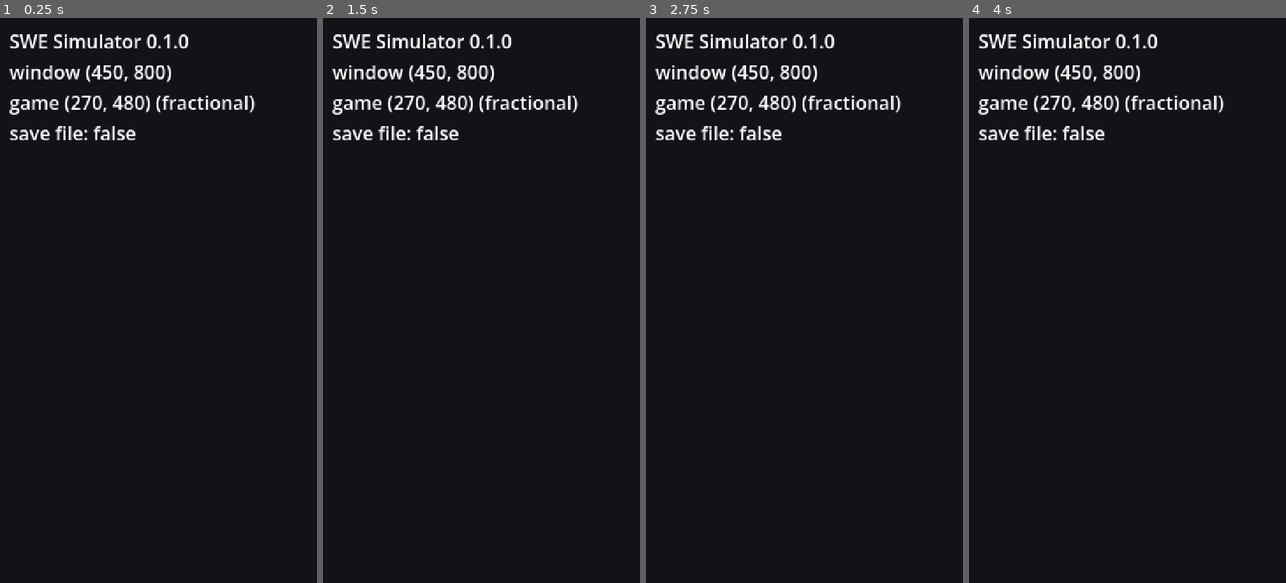
Above: before the commit, frames 1-4 (left to right).
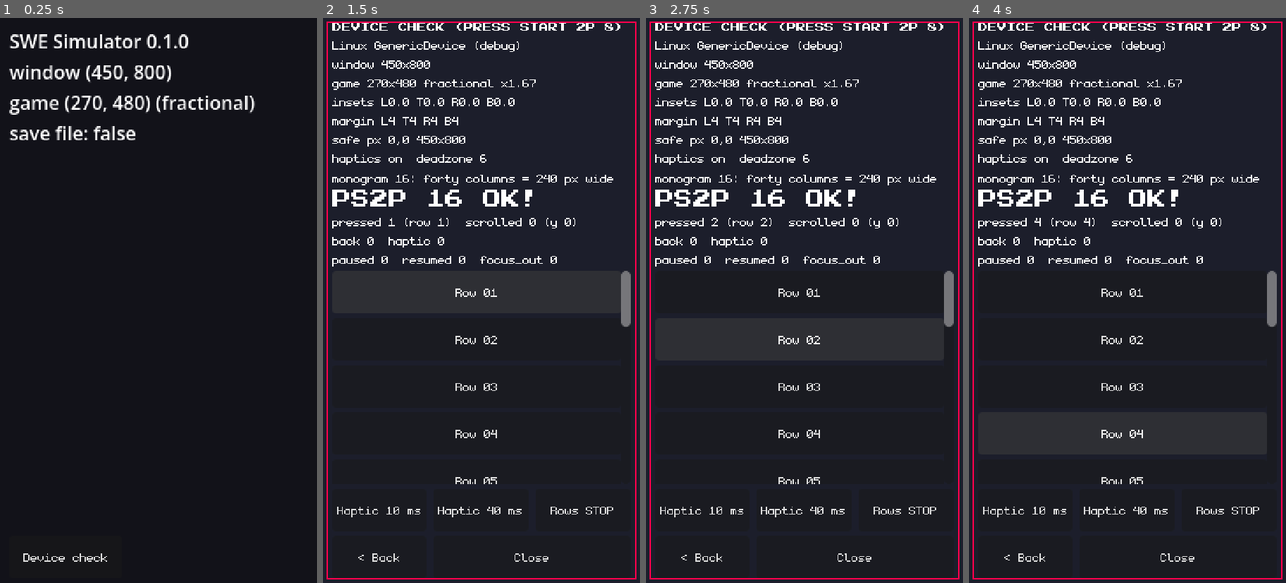
Above: after the commit, the same moments.

Repository: Lecoeurdelest/swe-simulator
Game: Godot game, scene res://features/title/title.tscn
The game is run twice, just before and just after one commit, with the same random seed, the same clock (stepped at 60 frames per second) and the same inputs.
Inputs (mouse positions are in pixels of both pictures, inside the frame that each line leads up to):
- Up to frame 1 (0.25 s): no input
- Up to frame 2 (1.5 s): click (389, 554) at 0.5 s, where only the run after the commit has a clickable "Device check"; click (478, 294) at 1.25 s, where only the run after the commit has a clickable "Row 01"
- Up to frame 3 (2.75 s): click (801, 340) at 2 s, where only the run after the commit has a clickable "Row 02"
- Up to frame 4 (4 s): click (1124, 385) at 2.75 s, where only the run after the commit has a clickable "Row 03"; click (1124, 436) at 3.5 s, where only the run after the commit has a clickable "Row 04"

The runs differ from the first frame. In frame 1, 0.1% of the frame differs, in the area x 7-34%, y 94-97%; in frame 2, 15%; in frame 3, 15%; in frame 4, 15%, in the area x 1-99%, y 0-100%.

Commit message:
feat(dev): device-check screen and pixel-font import settings (Step 2, PC part)
- ui/fonts: monogram (+ extended variants) and Press Start 2P import with
  antialiasing None, hinting None, subpixel positioning Disabled, no mipmaps,
  no MSDF (ARCHITECTURE 1.4); pico-8/ gets a .gdignore (unused, keeps its PNG
  out of exports)
- features/dev/device_check: debug-only overlay with the size/stretch/safe-area
  readout, a 1 px SafeAreaMargin outline, monogram 16 and Press Start 2P 8/16
  lines, 20-row ScrollContainer with pressed/scrolled counters, a STOP/PASS row
  toggle, 10/40 ms haptic buttons, PAUSED/RESUMED/FOCUS_OUT counters and an
  on-screen Back counter through Device.handle_back()
- features/title: debug-only "Device check" button opens it as an overlay
  child (no scene change, INV-02); handle_back() forwards to it while open
- evidence: .project/evidence/STEP-02/2026-09-27-pc (test_run 24/24, 0 game
  errors, font metrics, desktop drag tests)

Diff:
--- /dev/null
+++ b/features/dev/device_check.gd
@@ -0,0 +1,111 @@
+extends Control
+## Debug-only device check (ROADMAP Step 2, task 8): answers the questions no desk test can.
+## The title stub opens it as an overlay (debug builds only). It is not a GameFlow phase, and
+## features/dev/ is excluded from release exports.
+
+signal closed
+
+const ROW_COUNT := 20
+const ROW_HEIGHT := 36
+
+var _pressed: int = 0
+var _last_row: int = 0
+var _scrolled: int = 0
+var _back: int = 0
+var _haptics: int = 0
+var _paused: int = 0
+var _resumed: int = 0
+var _focus_out: int = 0
+var _rows_pass: bool = false
+
+@onready var _readout: Label = %Readout
+@onready var _counters: Label = %Counters
+@onready var _safe: SafeAreaMargin = %SafeArea
+@onready var _list: ScrollContainer = %List
+@onready var _rows: VBoxContainer = %Rows
+@onready var _haptic_10: Button = %Haptic10
+@onready var _haptic_40: Button = %Haptic40
+@onready var _row_mode: Button = %RowMode
+@onready var _back_button: Button = %Back
+@onready var _close_button: Button = %Close
+
+
+func _ready() -> void:
+	process_mode = Node.PROCESS_MODE_ALWAYS  # counters keep working if something pauses the tree
+	# Saving a scene bakes the project default into scroll_deadzone; re-read it so this screen tests the setting.
+	_list.scroll_deadzone = int(ProjectSettings.get_setting("gui/common/default_scroll_deadzone"))
+	for i: int in ROW_COUNT:
+		var row := Button.new()
+		row.text = "Row %02d" % (i + 1)
+		row.custom_minimum_size.y = ROW_HEIGHT
+		row.pressed.connect(_on_row_pressed.bind(i + 1))
+		_rows.add_child(row)
+	_list.scroll_started.connect(_on_scroll_started)  # touch drags only (desktop: emulated from the mouse)
+	_haptic_10.pressed.connect(_on_haptic.bind(10))
+	_haptic_40.pressed.connect(_on_haptic.bind(40))
+	_row_mode.pressed.connect(_on_row_mode_pressed)
+	_back_button.pressed.connect(Device.handle_back)  # same chain as Esc / Android Back: Device -> Title -> handle_back() here
+	_close_button.pressed.connect(closed.emit)
+
+
+func _notification(what: int) -> void:
+	match what:
+		NOTIFICATION_APPLICATION_PAUSED:
+			_paused += 1
+		NOTIFICATION_APPLICATION_RESUMED:
+			_resumed += 1
+		NOTIFICATION_APPLICATION_FOCUS_OUT:
+			_focus_out += 1
+
+
+func _process(_delta: float) -> void:
+	var win := get_tree().root
+	var game := Vector2i(win.get_visible_rect().size)
+	var stretch := "integer" if win.content_scale_stretch == Window.CONTENT_SCALE_STRETCH_INTEGER else "fractional"
+	var zoom := minf(float(win.size.x) / game.x, float(win.size.y) / game.y)
+	var inset := Device.safe_insets()
+	var safe_px := DisplayServer.get_display_safe_area()
+	_readout.text = "\n".join([
+		"%s %s (%s)" % [OS.get_name(), OS.get_model_name(), "debug" if OS.is_debug_build() else "release"],
+		"window %dx%d" % [win.size.x, win.size.y],
+		"game %dx%d %s x%.2f" % [game.x, game.y, stretch, zoom],
+		"insets L%.1f T%.1f R%.1f B%.1f" % [inset.x, inset.y, inset.z, inset.w],
+		"margin L%d T%d R%d B%d" % [
+			_safe.get_theme_constant(&"margin_left"), _safe.get_theme_constant(&"margin_top"),
+			_safe.get_theme_constant(&"margin_right"), _safe.get_theme_constant(&"margin_bottom")],
+		"safe px %d,%d %dx%d" % [safe_px.position.x, safe_px.position.y, safe_px.size.x, safe_px.size.y],
+		"haptics %s  deadzone %d" % ["on" if Device.haptics_enabled else "off", _list.scroll_deadzone],
+	])
+	_counters.text = "\n".join([
+		"pressed %d (row %d)  scrolled %d (y %d)" % [_pressed, _last_row, _scrolled, _list.scroll_vertical],
+		"back %d  haptic %d" % [_back, _haptics],
+		"paused %d  resumed %d  focus_out %d" % [_paused, _resumed, _focus_out],
+	])
+
+
+## Called by the title's handle_back() while this overlay is open: count the press and keep it.
+func handle_back() -> bool:
+	_back += 1
+	return true
+
+
+func _on_row_pressed(row: int) -> void:
+	_pressed += 1
+	_last_row = row
+
+
+func _on_scroll_started() -> void:
+	_scrolled += 1
+
+
+func _on_haptic(ms: int) -> void:
+	_haptics += 1
+	Device.haptic(ms)  # a no-op on desktop
+
+
+## ARCHITECTURE 10.3 #7 / 18.1 #1: compare STOP rows (the default) with the PASS fallback on the phone.
+func _on_row_mode_pressed() -> void:
+	_rows_pass = not _rows_pass
+	for row: Node in _rows.get_children():
+		(row as Control).mouse_filter = Control.MOUSE_FILTER_PASS if _rows_pass else Control.MOUSE_FILTER_STOP
+	_row_mode.text = "Rows PASS" if _rows_pass else "Rows STOP"
--- /dev/null
+++ b/features/dev/device_check.tscn
@@ -0,0 +1,154 @@
+[gd_scene format=3 uid="uid://edtipccl455u"]
+
+[ext_resource type="Script" uid="uid://cf4abfqij1gfi" path="res://features/dev/device_check.gd" id="1_dcgd"]
+[ext_resource type="FontFile" uid="uid://boogi867qsdgo" path="res://ui/fonts/monogram/ttf/monogram.ttf" id="2_mono"]
+[ext_resource type="FontFile" uid="uid://lssgf0t3kv1v" path="res://ui/fonts/PressStart2P-Regular.ttf" id="3_ps2p"]
+[ext_resource type="Script" uid="uid://b2qm2ai3fh743" path="res://ui/components/safe_area_margin.gd" id="4_safe"]
+
+[sub_resource type="Theme" id="Theme_dc"]
+default_font = ExtResource("2_mono")
+default_font_size = 16
+
+[sub_resource type="StyleBoxFlat" id="StyleBoxFlat_07ort"]
+draw_center = false
+border_width_left = 1
+border_width_top = 1
+border_width_right = 1
+border_width_bottom = 1
+border_color = Color(1, 0, 0.3019608, 1)
+expand_margin_left = 1.0
+expand_margin_top = 1.0
+expand_margin_right = 1.0
+expand_margin_bottom = 1.0
+anti_aliasing = false
+
+[node name="DeviceCheck" type="Control" unique_id=1904133058]
+layout_mode = 3
+anchors_preset = 15
+anchor_right = 1.0
+anchor_bottom = 1.0
+grow_horizontal = 2
+grow_vertical = 2
+theme = SubResource("Theme_dc")
+script = ExtResource("1_dcgd")
+
+[node name="Backdrop" type="ColorRect" parent="." unique_id=1464074691]
+layout_mode = 1
+anchors_preset = 15
+anchor_right = 1.0
+anchor_bottom = 1.0
+grow_horizontal = 2
+grow_vertical = 2
+mouse_filter = 2
+color = Color(0.11, 0.12, 0.17, 1)
+
+[node name="SafeArea" type="MarginContainer" parent="." unique_id=1135604219]
+unique_name_in_owner = true
+layout_mode = 1
+anchors_preset = 15
+anchor_right = 1.0
+anchor_bottom = 1.0
+grow_horizontal = 2
+grow_vertical = 2
+mouse_filter = 2
+script = ExtResource("4_safe")
+
+[node name="Column" type="VBoxContainer" parent="SafeArea" unique_id=127333925]
+custom_minimum_size = Vector2(254, 0)
+layout_mode = 2
+size_flags_horizontal = 4
+mouse_filter = 2
+theme_override_constants/separation = 4
+
+[node name="Ps2p8" type="Label" parent="SafeArea/Column" unique_id=4640514]
+layout_mode = 2
+theme_override_fonts/font = ExtResource("3_ps2p")
+theme_override_font_sizes/font_size = 8
+text = "DEVICE CHECK (PRESS START 2P 8)"
+clip_text = true
+
+[node name="Readout" type="Label" parent="SafeArea/Column" unique_id=853418844]
+unique_name_in_owner = true
+layout_mode = 2
+text = "readout"
+clip_text = true
+
+[node name="Mono16" type="Label" parent="SafeArea/Column" unique_id=612352937]
+layout_mode = 2
+text = "monogram 16: forty columns = 240 px wide"
+clip_text = true
+
+[node name="Ps2p16" type="Label" parent="SafeArea/Column" unique_id=720979012]
+layout_mode = 2
+theme_override_fonts/font = ExtResource("3_ps2p")
+theme_override_font_sizes/font_size = 16
+text = "PS2P 16 OK!"
+clip_text = true
+
+[node name="Counters" type="Label" parent="SafeArea/Column" unique_id=576180745]
+unique_name_in_owner = true
+layout_mode = 2
+text = "counters"
+clip_text = true
+
+[node name="List" type="ScrollContainer" parent="SafeArea/Column" unique_id=930399568]
+unique_name_in_owner = true
+layout_mode = 2
+size_flags_vertical = 3
+horizontal_scroll_mode = 0
+scroll_deadzone = 6
+
+[node name="Rows" type="VBoxContainer" parent="SafeArea/Column/List" unique_id=183200232]
+unique_name_in_owner = true
+layout_mode = 2
+size_flags_horizontal = 3
+theme_override_constants/separation = 4
+
+[node name="HapticRow" type="HBoxContainer" parent="SafeArea/Column" unique_id=2009969052]
+layout_mode = 2
+mouse_filter = 2
+theme_override_constants/separation = 6
+
+[node name="Haptic10" type="Button" parent="SafeArea/Column/HapticRow" unique_id=1456359097]
+unique_name_in_owner = true
+custom_minimum_size = Vector2(0, 36)
+layout_mode = 2
+size_flags_horizontal = 3
+text = "Haptic 10 ms"
+
+[node name="Haptic40" type="Button" parent="SafeArea/Column/HapticRow" unique_id=582065336]
+unique_name_in_owner = true
+custom_minimum_size = Vector2(0, 36)
+layout_mode = 2
+size_flags_horizontal = 3
+text = "Haptic 40 ms"
+
+[node name="RowMode" type="Button" parent="SafeArea/Column/HapticRow" unique_id=292776465]
+unique_name_in_owner = true
+custom_minimum_size = Vector2(0, 36)
+layout_mode = 2
+size_flags_horizontal = 3
+text = "Rows STOP"
+
+[node name="ActionBar" type="HBoxContainer" parent="SafeArea/Column" unique_id=172311095]
+layout_mode = 2
+mouse_filter = 2
+theme_override_constants/separation = 6
+
+[node name="Back" type="Button" parent="SafeArea/Column/ActionBar" unique_id=1727413574]
+unique_name_in_owner = true
+custom_minimum_size = Vector2(80, 36)
+layout_mode = 2
+text = "< Back"
+
+[node name="Close" type="Button" parent="SafeArea/Column/ActionBar" unique_id=996996282]
+unique_name_in_owner = true
+custom_minimum_size = Vector2(168, 36)
+layout_mode = 2
+size_flags_horizontal = 3
+text = "Close"
+
+[node name="SafeOutline" type="Panel" parent="SafeArea" unique_id=1029257442]
+layout_mode = 2
+mouse_filter = 2
+theme_override_styles/panel = SubResource("StyleBoxFlat_07ort")
--- a/features/title/title.gd
+++ b/features/title/title.gd
@@ -1,8 +1,20 @@
 extends Control
 ## Step 1 stub of the Title screen (GDD S01): proves settings, autoloads and the scale guard.
 ## Resize the desktop window and watch "game" change. Replaced by the real Title in Step 3.
+## Step 2: a debug-only "Device check" button opens features/dev/device_check.tscn as an overlay.
+
+## Loaded by path when pressed, never preloaded: features/dev/ is excluded from release exports.
+const DEVICE_CHECK_PATH := "res://features/dev/device_check.tscn"
+
+var _device_check: Control = null
 
 @onready var _info: Label = %Info
+@onready var _device_check_button: Button = %DeviceCheckButton
+
+
+func _ready() -> void:
+	_device_check_button.visible = OS.is_debug_build() and ResourceLoader.exists(DEVICE_CHECK_PATH)
+	_device_check_button.pressed.connect(_open_device_check)
 
 
 func _process(_delta: float) -> void:
@@ -14,4 +26,19 @@
 
 
 func handle_back() -> bool:
+	if _device_check != null:
+		return bool(_device_check.call(&"handle_back"))  # the device check counts Back presses
 	return false  # nothing to close here: Device emits back_unhandled (the "Quit?" dialog arrives in Step 3)
+
+
+func _open_device_check() -> void:
+	if _device_check != null:
+		return
+	_device_check = (load(DEVICE_CHECK_PATH) as PackedScene).instantiate() as Control
+	_device_check.connect(&"closed", _close_device_check)
+	add_child(_device_check)  # full rect, mouse_filter STOP: covers and blocks the title while open
+
+
+func _close_device_check() -> void:
+	_device_check.queue_free()
+	_device_check = null
--- a/features/title/title.tscn
+++ b/features/title/title.tscn
@@ -1,12 +1,16 @@
 [gd_scene format=3 uid="uid://bvqs3cfjbllkh"]
 
 [ext_resource type="Script" uid="uid://cvloewnxnn62s" path="res://features/title/title.gd" id="1_ry3jv"]
+[ext_resource type="Script" uid="uid://b2qm2ai3fh743" path="res://ui/components/safe_area_margin.gd" id="2_wd8v0"]
+[ext_resource type="FontFile" uid="uid://boogi867qsdgo" path="res://ui/fonts/monogram/ttf/monogram.ttf" id="3_73gs4"]
 
 [node name="Title" type="Control" unique_id=1568291883]
 layout_mode = 3
 anchors_preset = 15
 anchor_right = 1.0
 anchor_bottom = 1.0
+grow_horizontal = 2
+grow_vertical = 2
 script = ExtResource("1_ry3jv")
 
 [node name="Info" type="Label" parent="." unique_id=1453839528]
@@ -16,3 +20,28 @@
 offset_top = 8.0
 offset_right = 9.0
 offset_bottom = 31.0
+
+[node name="SafeArea" type="MarginContainer" parent="." unique_id=599882726]
+layout_mode = 1
+anchors_preset = 15
+anchor_right = 1.0
+anchor_bottom = 1.0
+mouse_filter = 2
+script = ExtResource("2_wd8v0")
+
+[node name="Column" type="VBoxContainer" parent="SafeArea" unique_id=1088540095]
+custom_minimum_size = Vector2(254, 0)
+layout_mode = 2
+size_flags_horizontal = 4
+mouse_filter = 2
+theme_override_constants/separation = 4
+alignment = 2
+
+[node name="DeviceCheckButton" type="Button" parent="SafeArea/Column" unique_id=213760248]
+unique_name_in_owner = true
+custom_minimum_size = Vector2(96, 36)
+layout_mode = 2
+size_flags_horizontal = 0
+theme_override_fonts/font = ExtResource("3_73gs4")
+theme_override_font_sizes/font_size = 16
+text = "Device check"
Not shown, added: .project/evidence/STEP-02/2026-09-27-pc/drag_tests.json
Not shown, added: .project/evidence/STEP-02/2026-09-27-pc/font_metrics.json
Not shown, added: .project/evidence/STEP-02/2026-09-27-pc/game_log.json
Not shown, added: .project/evidence/STEP-02/2026-09-27-pc/import_settings.txt
Not shown, added: .project/evidence/STEP-02/2026-09-27-pc/test_run.json
Not shown, added: .project/evidence/STEP-02/2026-09-27-pc/ui_rects.json
Not shown, added: features/dev/device_check.gd.uid
Not shown, added: ui/fonts/PressStart2P-Regular.ttf.import
Not shown, added: ui/fonts/monogram/pico-8/.gdignore
Not shown, added: ui/fonts/monogram/ttf/monogram-extended-italic.ttf.import
Not shown, added: ui/fonts/monogram/ttf/monogram-extended.ttf.import
Not shown, added: ui/fonts/monogram/ttf/monogram.ttf.import
(and 1 more such lines)
